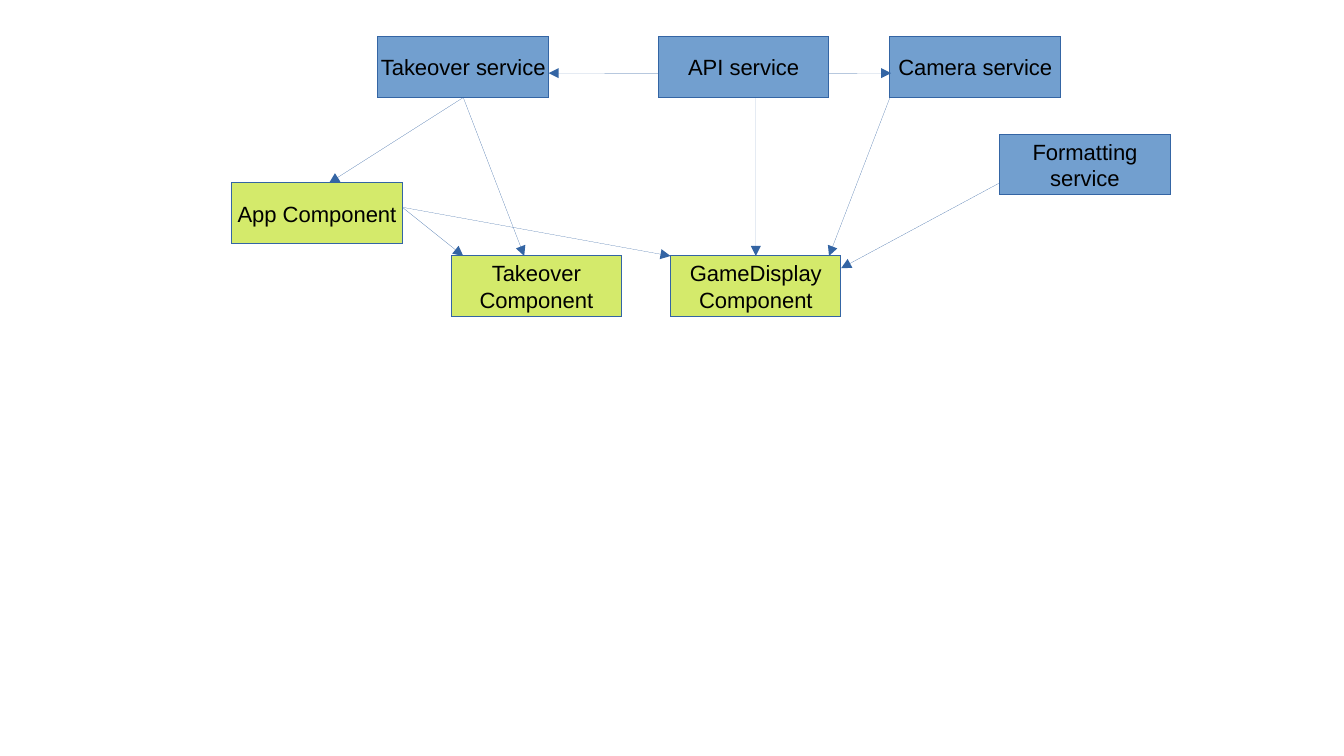
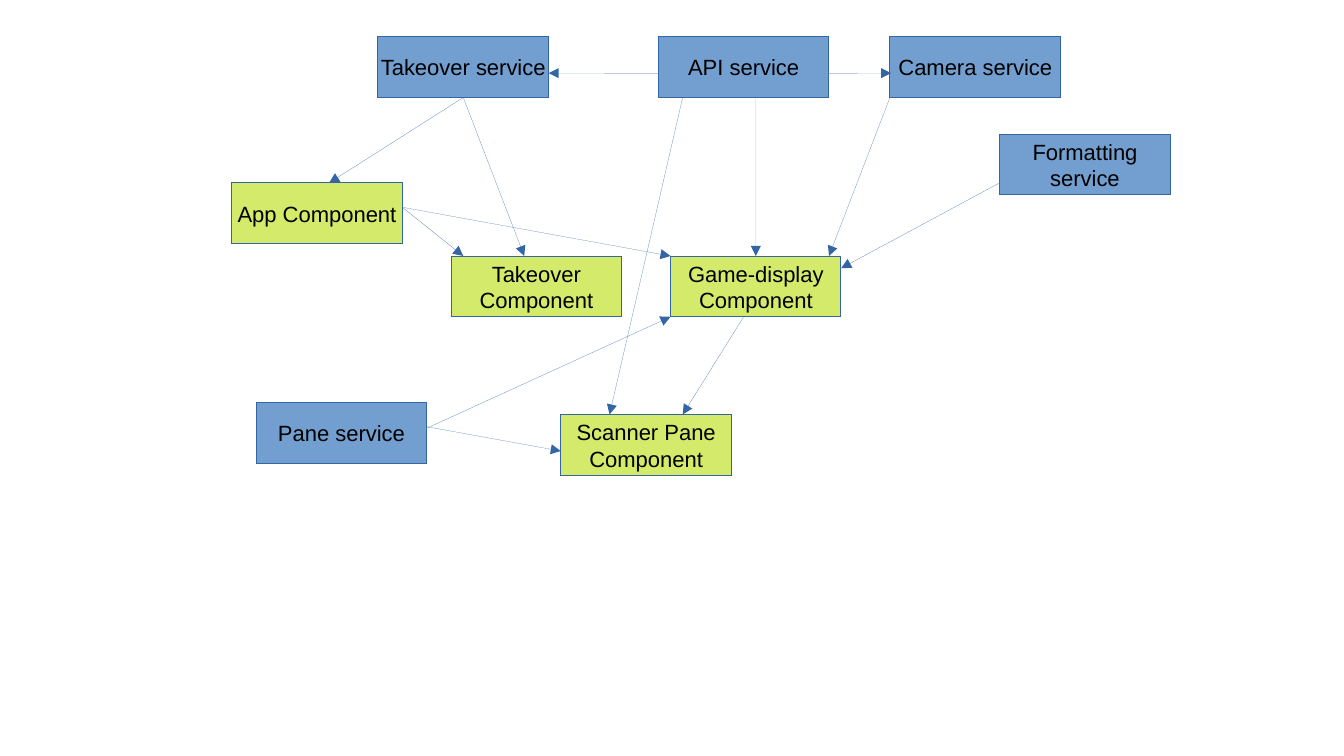
Before and after one commit to antantilope/Test-RTS, a slide deck: slide 1 of webapp/appclient/src/app/dependancy map.pptx. Drawn at 1344x756 pixels with LibreOffice and Linux fonts; fonts in the diff are those of the drawing. Boxes give left, top, right and bottom in pixels: in the first picture for what was removed or moved away, otherwise in the second. Text is boxed around its words. In the diff, an @@ line names an element or a change of style, - is before the commit and + after.

```diff
--- a/webapp/appclient/src/app/dependancy map.pptx
+++ b/webapp/appclient/src/app/dependancy map.pptx
@@ arrow added from (683, 98) to (610, 415), #3465A4 0.75 pt @@
@@ text in rectangle at (688,266,823,287): text changed @@
-GameDisplay
+Game-display
@@ arrow added from (427, 428) to (671, 317), #3465A4 0.75 pt @@
@@ arrow added from (744, 317) to (683, 415), #3465A4 0.75 pt @@
@@ rectangle added at (256,402,427,463), fill #729FCF, outline #3465A4 0.75 pt, 13 pt, text #000000 @@
+Pane service
@@ rectangle added at (561,415,732,476), fill #D4EA6B, outline #3465A4 0.75 pt, 13 pt, text #000000 @@
+Scanner Pane
+Component
@@ arrow added from (427, 427) to (561, 451), #3465A4 0.75 pt @@
```
Also in this commit, not shown: 14 other files.
